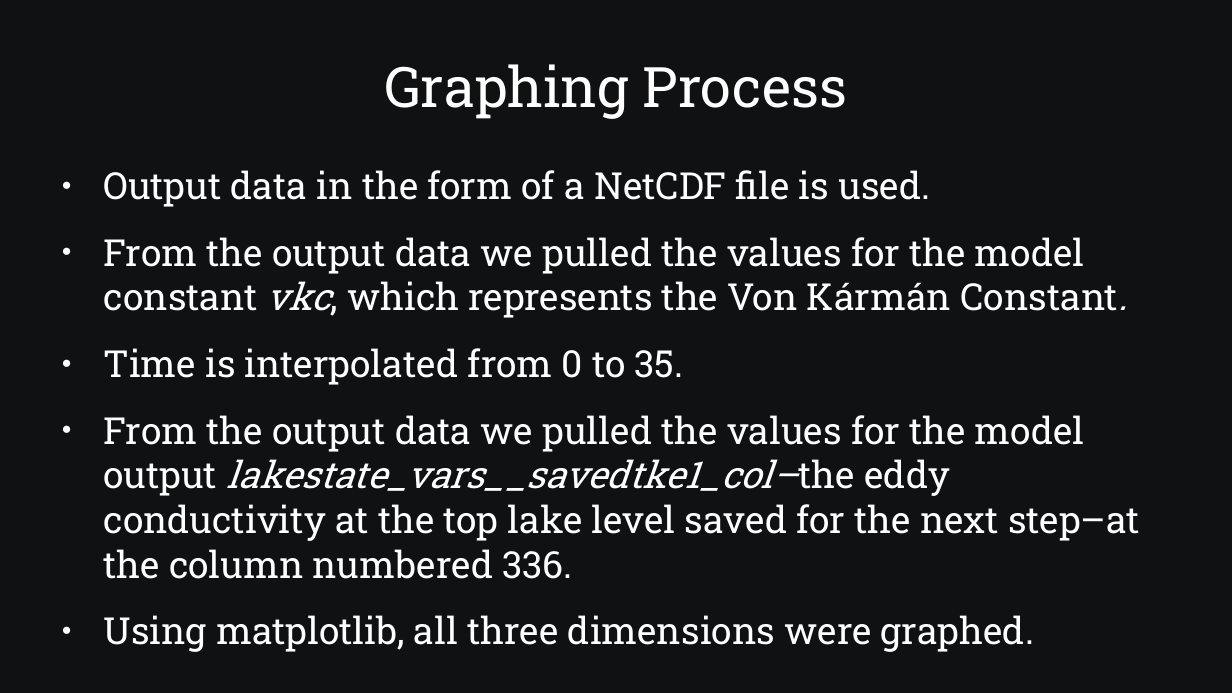
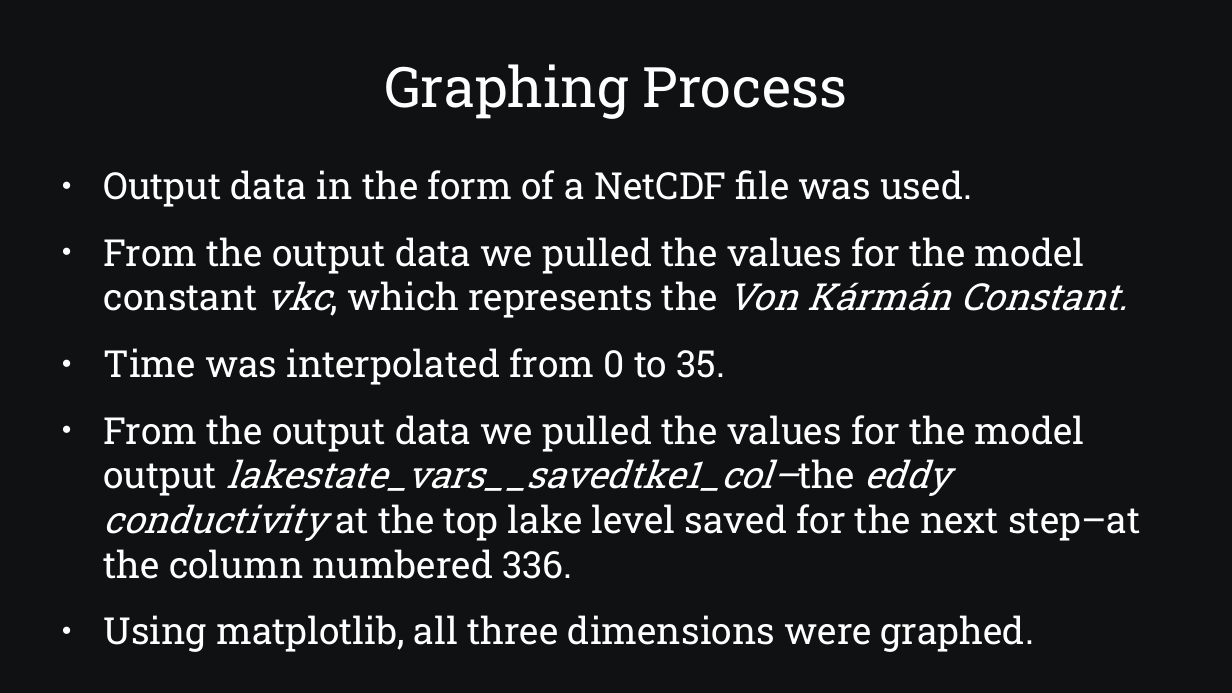
Before and after one commit to SamAllen06/lake_temp_work, a slide deck: slide 12 of documentation/for_collaborators/AnalysisOverview.pptx (slide 9 before the commit). Drawn at 1232x693 pixels with LibreOffice and Linux fonts; fonts in the diff are those of the drawing. Boxes give left, top, right and bottom in pixels: in the first picture for what was removed or moved away, otherwise in the second. Text is boxed around its words. In the diff, an @@ line names an element or a change of style, - is before the commit and + after.

```diff
--- a/documentation/for_collaborators/AnalysisOverview.pptx
+++ b/documentation/for_collaborators/AnalysisOverview.pptx
@@ text at bbox=[104, 170, 972, 207]: text changed @@
-● Output data in the form of a NetCDF file is used.
+● Output data in the form of a NetCDF file was used.
@@ text at bbox=[104, 237, 1140, 579]: italic on in "Von Kármán Constant.", "eddy conductivity" @@
@@ text at bbox=[104, 348, 725, 385]: text changed @@
-● Time is interpolated from 0 to 35.
+● Time was interpolated from 0 to 35.
```
Also in this commit, not shown: 27 other slides changed, 4 slides added, 1 slide removed, 1 other file.
